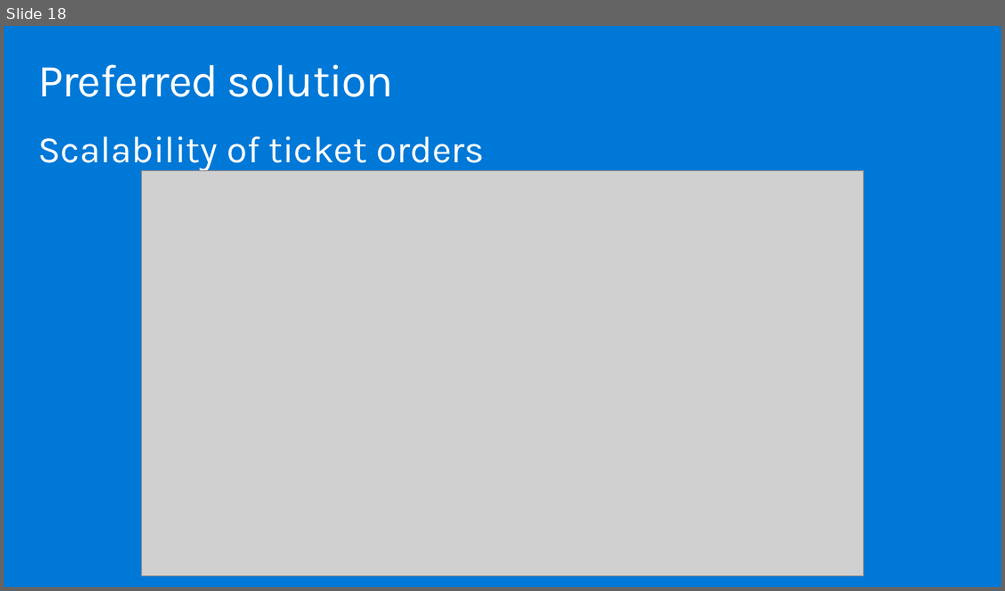
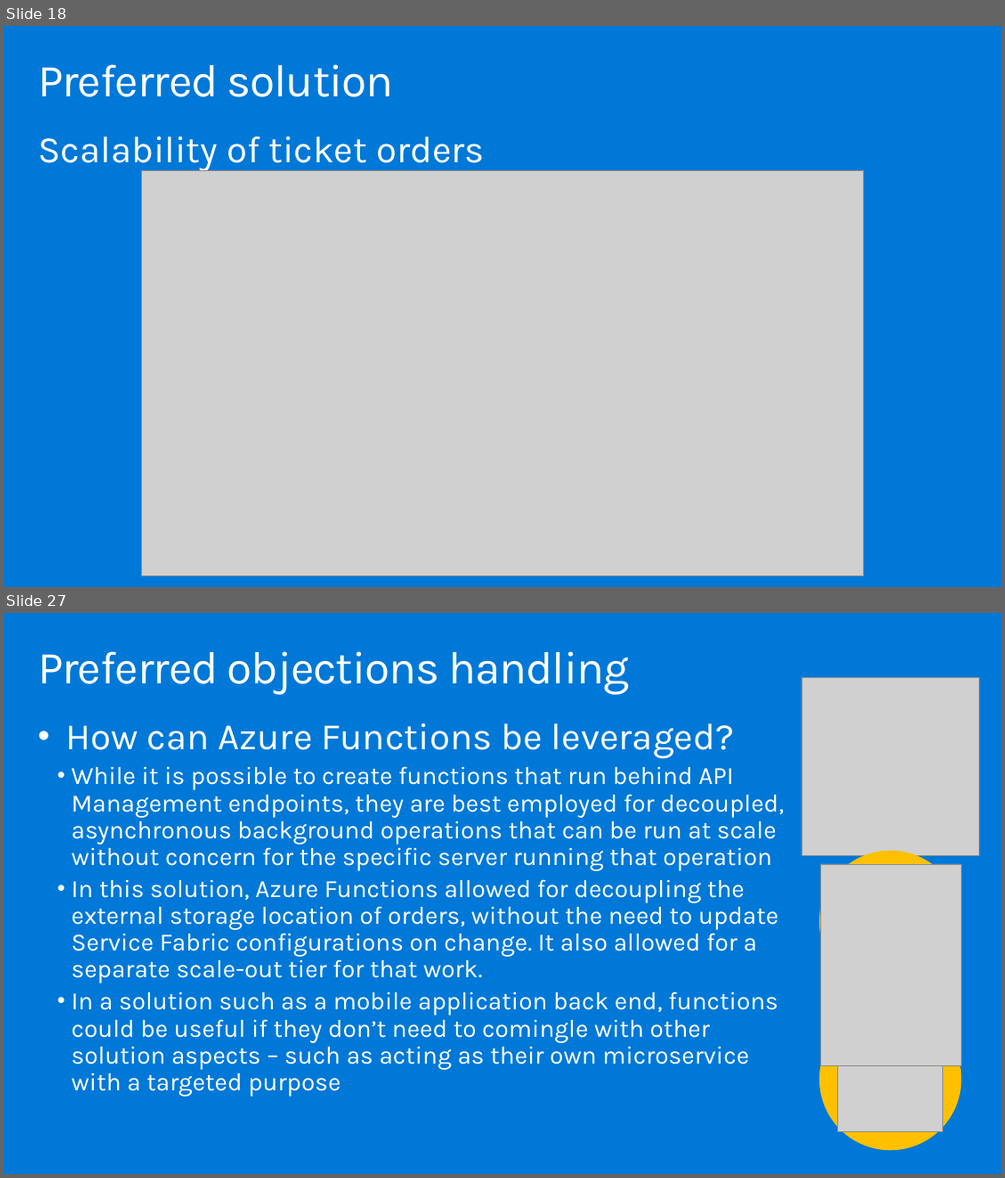
Before and after one commit to yellowbrickcode/MCW-Microservices-architecture, a slide deck: WDS/Whiteboard Design Session Trainer Presentation - Microservices architecture.pptx. Shown one above the other, each under a label of ours: slide 18 before the commit, slides 18 and 27 after it; the slides between them are not shown. The pictures are 1005x591 and 1005x1178 pixels, drawn with LibreOffice and Linux fonts; fonts in the diff are those of the drawing; grey boxes stand for pictures. Boxes give left, top, right and bottom in pixels: in the first picture for what was removed or moved away, otherwise in the second. Text is boxed around its words. In the diff, an @@ line names an element or a change of style, - is before the commit and + after.

```diff
--- a/WDS/Whiteboard Design Session Trainer Presentation - Microservices architecture.pptx
+++ b/WDS/Whiteboard Design Session Trainer Presentation - Microservices architecture.pptx
@@ slide 27 added at [4, 613, 1001, 1174], background #0078D7 @@
@@ title added at [38, 651, 629, 694], 44.1 pt, text #FFFFFF @@
+Preferred objections handling
@@ text added at [65, 723, 784, 1096], 24 pt, text #FFFFFF @@
+• How can Azure Functions be leveraged?
+  • While it is possible to create functions that run behind API Management endpoints, they are best employed for decoupled, asynchronous background operations that can be run at scale without concern for the specific server running that operation
+  • In this solution, Azure Functions allowed for decoupling the external storage location of orders, without the need to update Service Fabric configurations on change. It also allowed for a separate scale-out tier for that work.
+  • In a solution such as a mobile application back end, functions could be useful if they don’t need to comingle with other solution aspects – such as acting as their own microservice with a targeted purpose
@@ group added at [802, 678, 979, 1150]: 3 pictures, 2 ellipses @@
```
Also in this commit, not shown: 13 slides changed, 3 other slides added, 8 other files.
